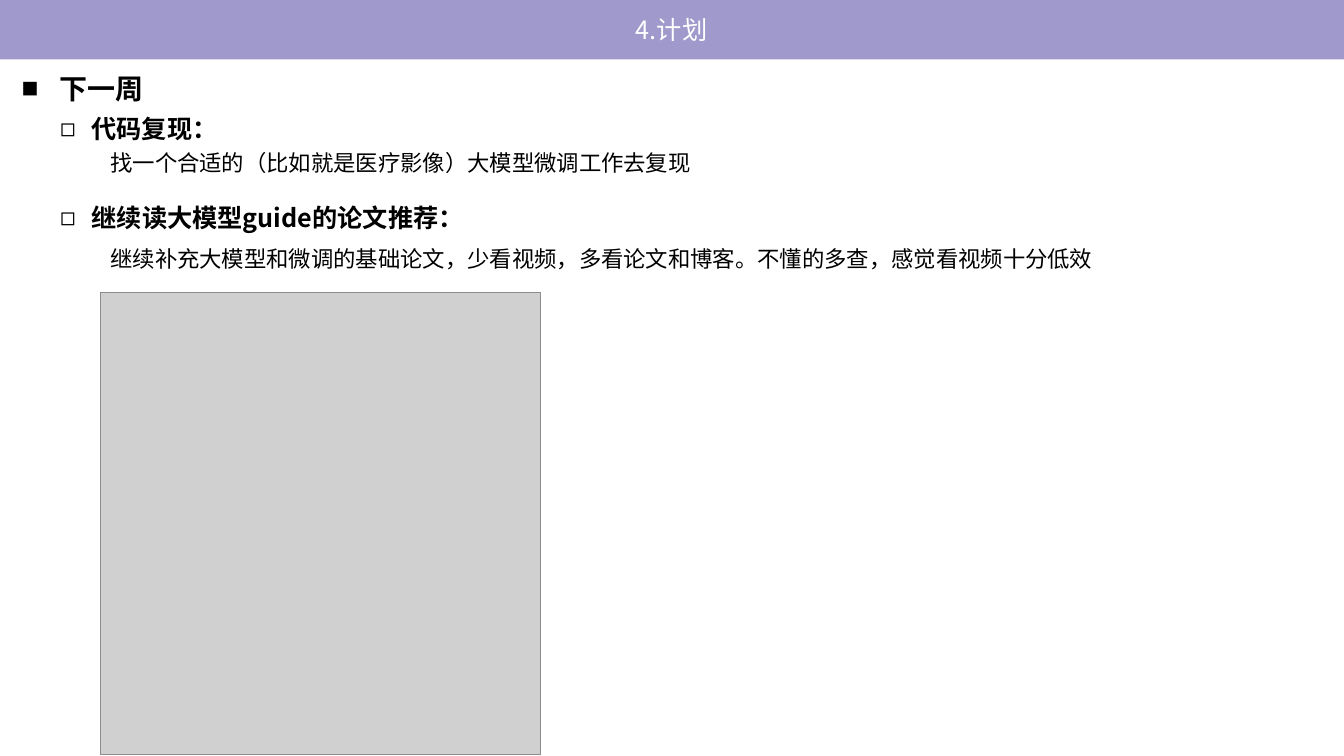
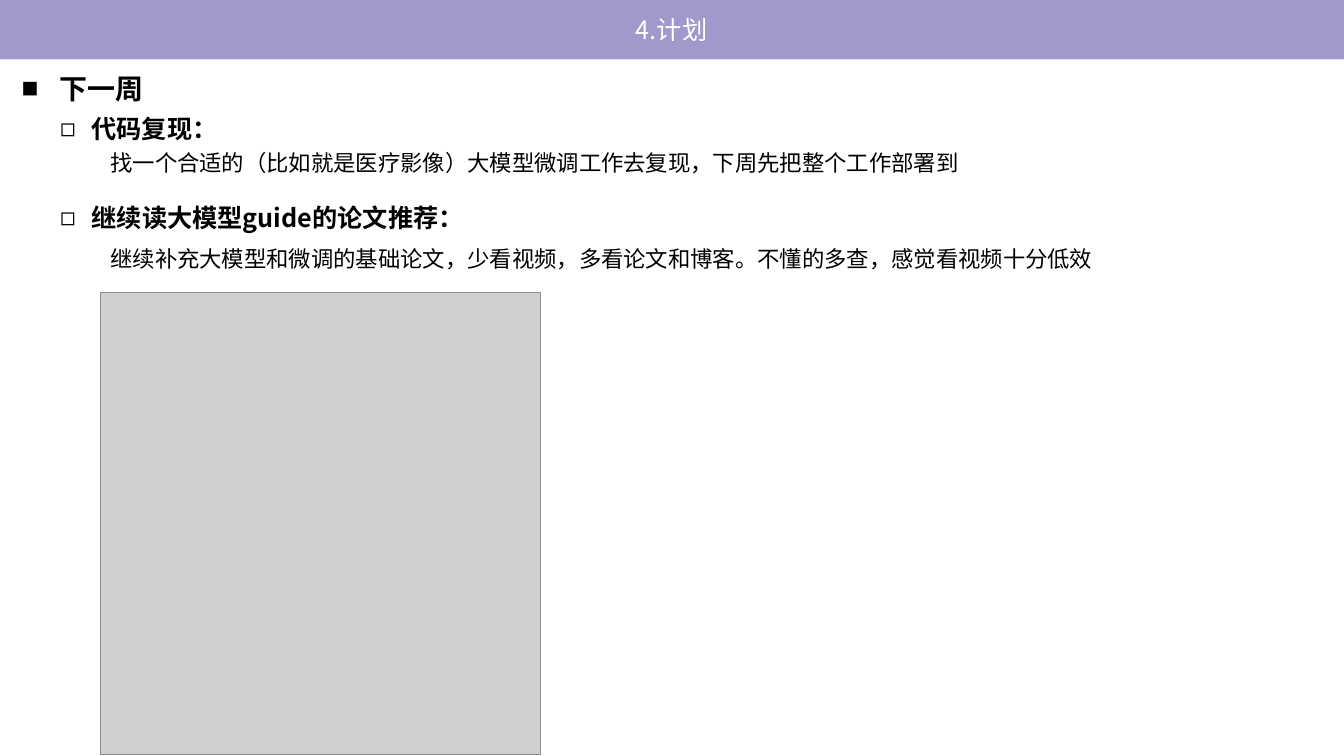
Before and after one commit to tj-messi/cv-computer-visual-tj, a slide deck: slide 8 of 0.组会记录/2024-10-31/report-2024-10-31.pptx. Drawn at 1344x756 pixels with LibreOffice and Linux fonts; fonts in the diff are those of the drawing; grey boxes stand for pictures. Boxes give left, top, right and bottom in pixels: in the first picture for what was removed or moved away, otherwise in the second. Text is boxed around its words. In the diff, an @@ line names an element or a change of style, - is before the commit and + after.

```diff
--- a/0.组会记录/2024-10-31/report-2024-10-31.pptx
+++ b/0.组会记录/2024-10-31/report-2024-10-31.pptx
@@ text at (110, 152, 958, 174): text changed @@
-找一个合适的（比如就是医疗影像）大模型微调工作去复现
+找一个合适的（比如就是医疗影像）大模型微调工作去复现，下周先把整个工作部署到
```
Also in this commit, not shown: 1 other slide changed, 1 other file.
